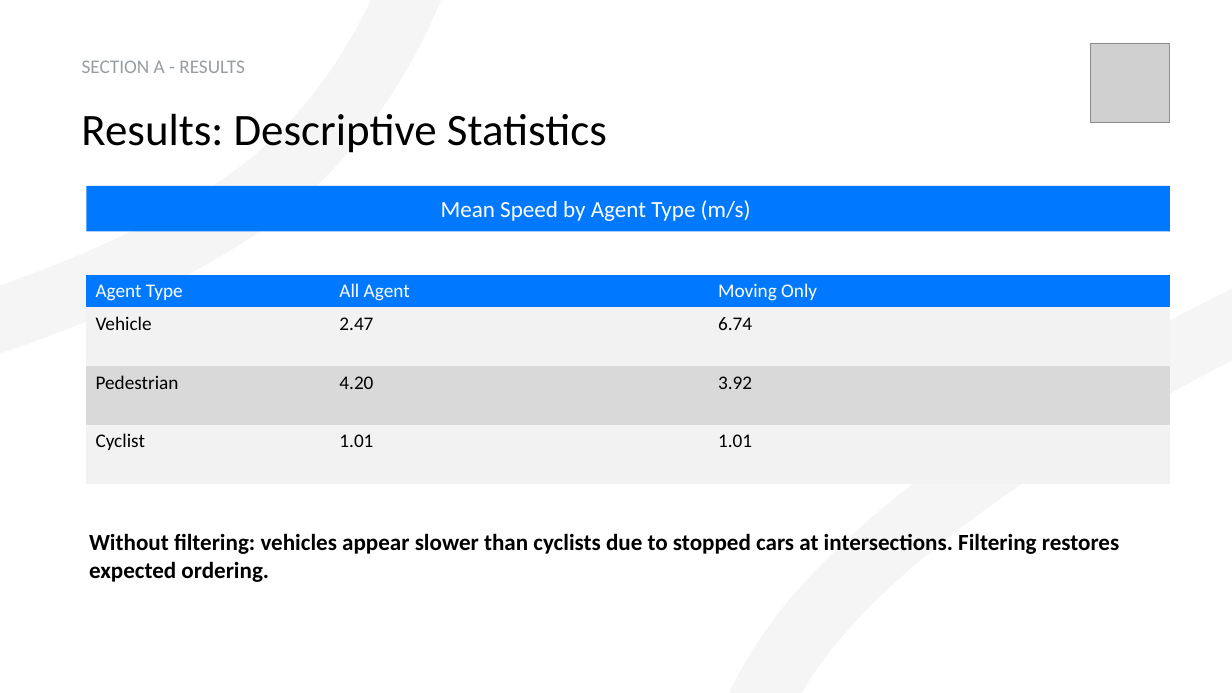
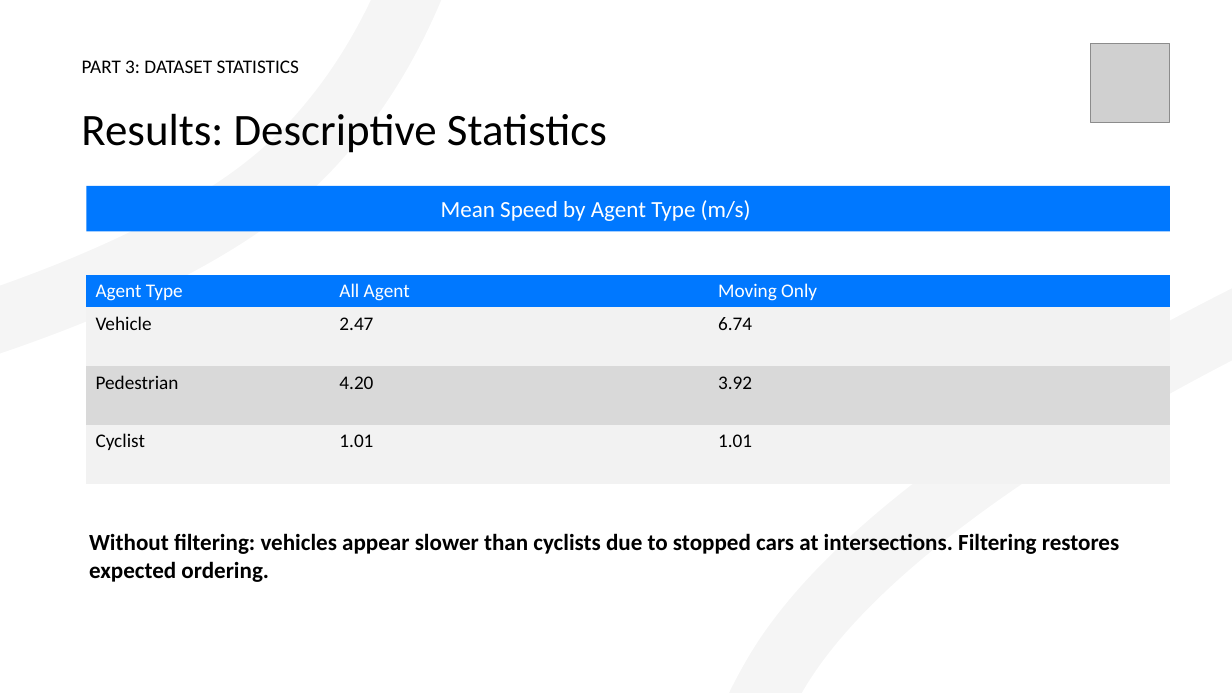
Before and after one commit to pstepanovum/womd-unsupervised-anomaly-detection, a slide deck: slide 8 of docs/presentation/Unsupervised Statistical Learning for Kinematic Anomaly Detection in Autonomous Driving Scenarios.pptx (slide 11 before the commit). Drawn at 1232x693 pixels with LibreOffice and Linux fonts; fonts in the diff are those of the drawing; grey boxes stand for pictures. Boxes give left, top, right and bottom in pixels: in the first picture for what was removed or moved away, otherwise in the second. Text is boxed around its words. In the diff, an @@ line names an element or a change of style, - is before the commit and + after.

```diff
--- a/docs/presentation/Unsupervised Statistical Learning for Kinematic Anomaly Detection in Autonomous Driving Scenarios.pptx
+++ b/docs/presentation/Unsupervised Statistical Learning for Kinematic Anomaly Detection in Autonomous Driving Scenarios.pptx
@@ title at box(82, 60, 299, 73): text changed; text colour #989DA2 to #000000 @@
-SECTION A - RESULTS
+PART 3: DATASET STATISTICS
```
Also in this commit, not shown: 1 other slide changed, 3 slides added, 1 other file.
